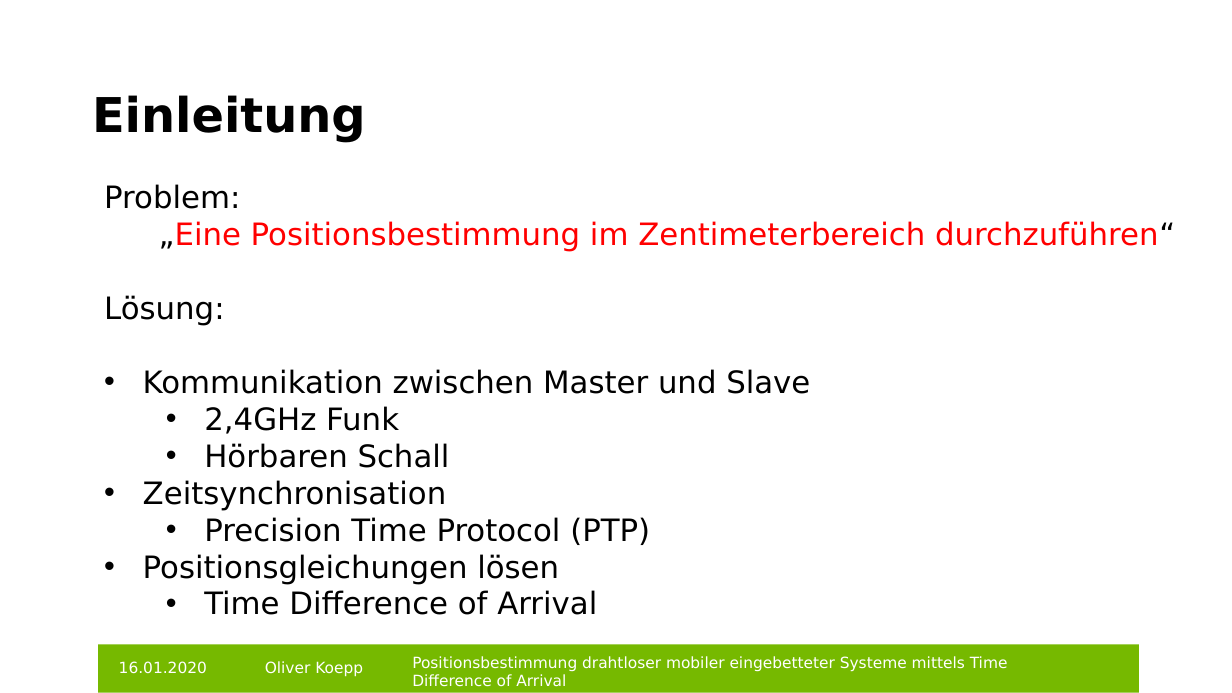
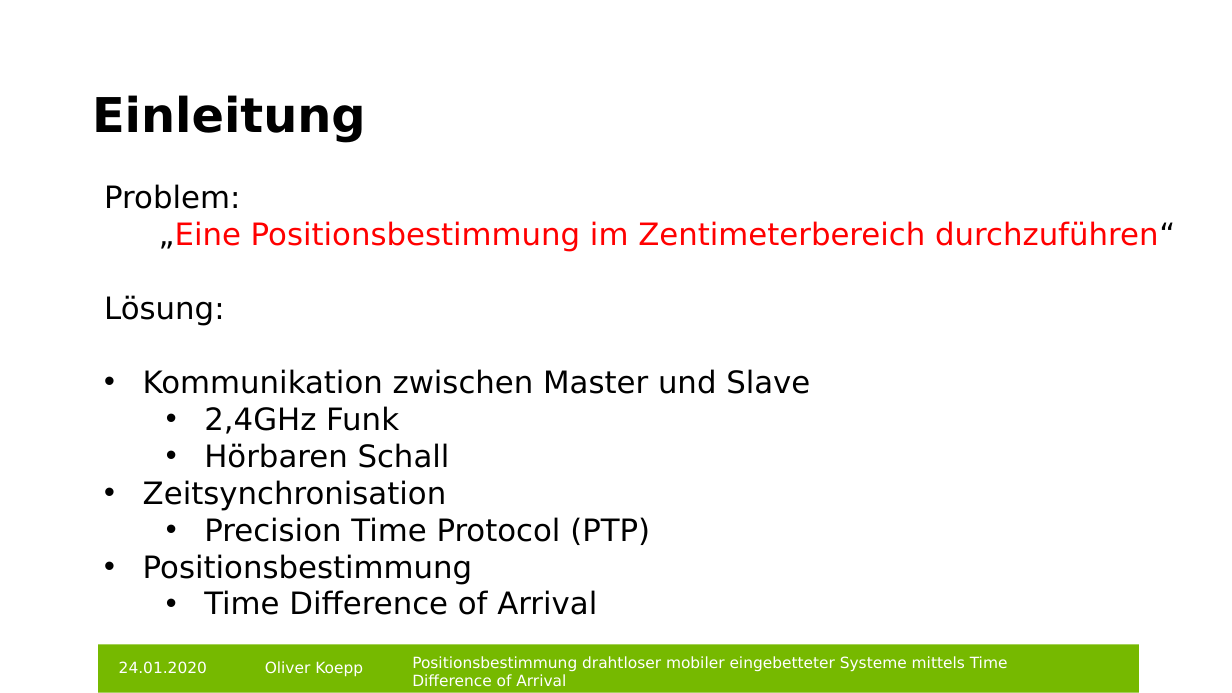
Before and after one commit to git-oliver/Bachelor-thesis, a slide deck: slide 3 of bachelorarbeit_vortrag.pptx. Drawn at 1232x693 pixels with LibreOffice and Linux fonts; fonts in the diff are those of the drawing; background and template pictures are left out. Boxes give left, top, right and bottom in pixels: in the first picture for what was removed or moved away, otherwise in the second. Text is boxed around its words. In the diff, an @@ line names an element or a change of style, - is before the commit and + after.

```diff
--- a/bachelorarbeit_vortrag.pptx
+++ b/bachelorarbeit_vortrag.pptx
@@ text at (x1=143, y1=554, x2=472, y2=584): text changed @@
-• Positionsgleichungen lösen
+• Positionsbestimmung
@@ text at (x1=119, y1=661, x2=207, y2=674): text changed @@
-16.01.2020
+24.01.2020
```
Also in this commit, not shown: 15 other slides changed, 2 slides removed, 1 other file.
